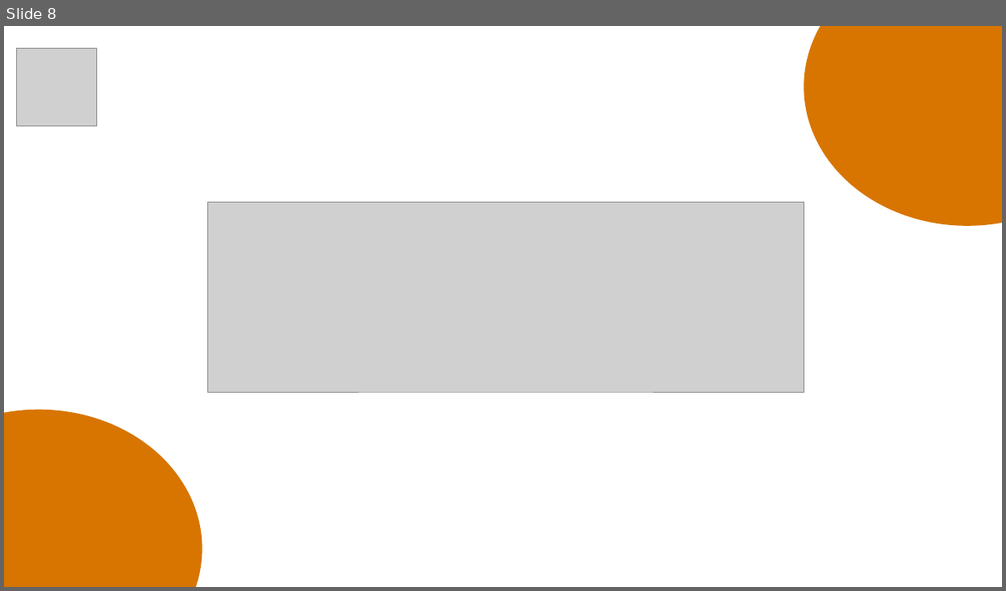
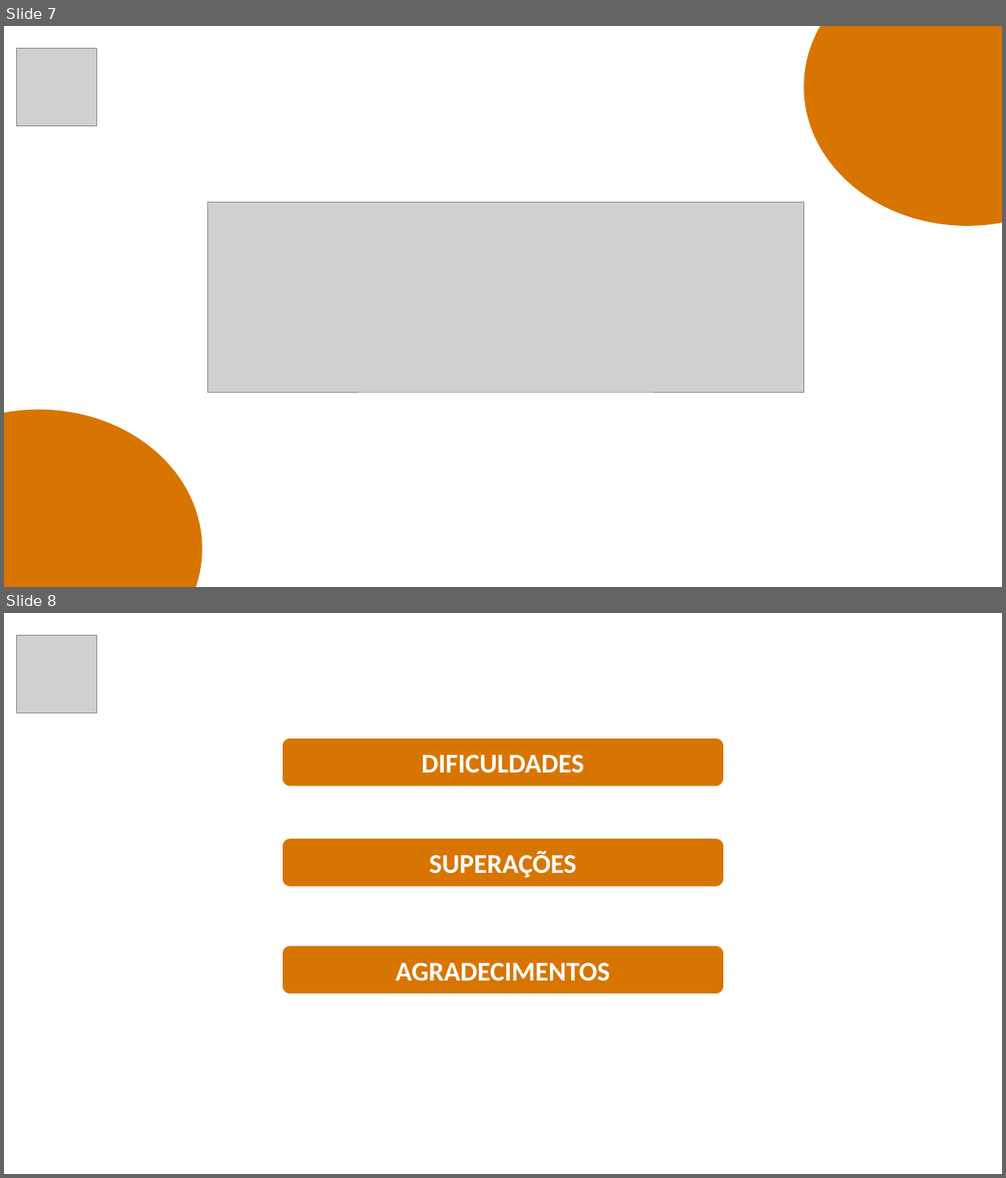
Before and after one commit to GiovannaMelo/YUUMI, a slide deck: Apresentacao/YUUMI.pptx. Shown one above the other, each under a label of ours: slide 8 before the commit, slides 7 and 8 after it. The pictures are 1006x591 and 1006x1178 pixels, drawn with LibreOffice and Linux fonts; fonts in the diff are those of the drawing; grey boxes stand for pictures. Boxes give left, top, right and bottom in pixels: in the first picture for what was removed or moved away, otherwise in the second. Text is boxed around its words. In the diff, an @@ line names an element or a change of style, - is before the commit and + after.

```diff
--- a/Apresentacao/YUUMI.pptx
+++ b/Apresentacao/YUUMI.pptx
@@ slide 8 added at (4, 613, 1002, 1174), background #FFFFFF @@
@@ picture added at (17, 635, 98, 713) @@
@@ rounded rectangle added at (282, 738, 723, 786), fill #D87501, outline #FFFFFF 1 pt, 26 pt, text #FFFFFF, bold @@
+DIFICULDADES
@@ rounded rectangle added at (282, 838, 723, 887), fill #D87501, outline #FFFFFF 1 pt, 26 pt, text #FFFFFF, bold @@
+SUPERAÇÕES
@@ rounded rectangle added at (282, 945, 723, 994), fill #D87501, outline #FFFFFF 1 pt, 26 pt, text #FFFFFF, bold @@
+AGRADECIMENTOS
@@ what was slide 8 is now slide 7 @@
```
Also in this commit, not shown: 1 slide changed, 1 other slide added, 2 slides removed, 11 other files.
